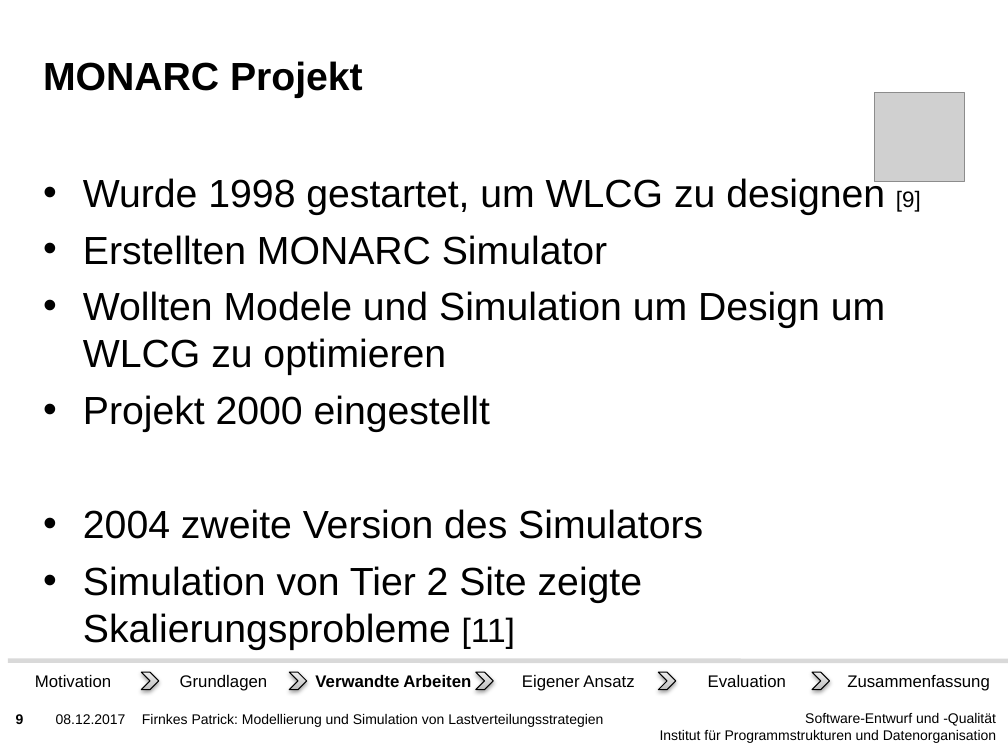
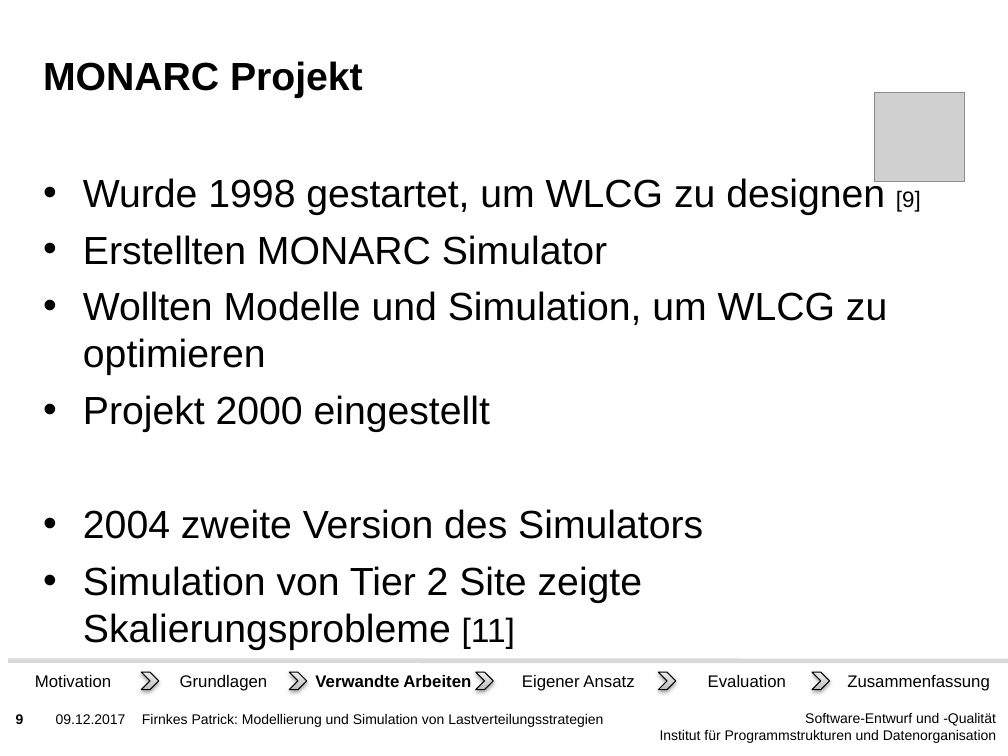
Before and after one commit to PatFirn/wlcg-loadbalancing, a slide deck: slide 9 of presentations/state-of-the-art.pptx. Drawn at 1008x756 pixels with LibreOffice and Linux fonts; fonts in the diff are those of the drawing; grey boxes stand for pictures; background and template pictures are left out. Boxes give left, top, right and bottom in pixels: in the first picture for what was removed or moved away, otherwise in the second. Text is boxed around its words. In the diff, an @@ line names an element or a change of style, - is before the commit and + after.

```diff
--- a/presentations/state-of-the-art.pptx
+++ b/presentations/state-of-the-art.pptx
@@ text at box(83, 291, 887, 375): text changed @@
-• Wollten Modele und Simulation um Design um WLCG zu optimieren
+• Wollten Modelle und Simulation, um WLCG zu optimieren
@@ text at box(56, 714, 126, 724): text changed @@
-08.12.2017
+09.12.2017
```
Also in this commit, not shown: 17 other slides changed, 2 other files.
